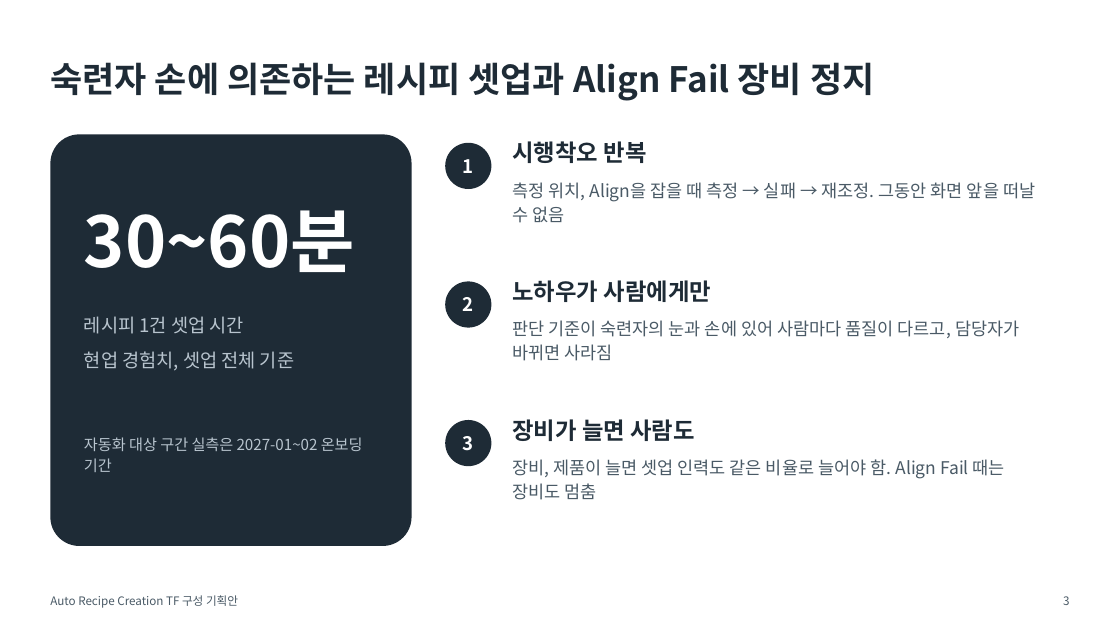
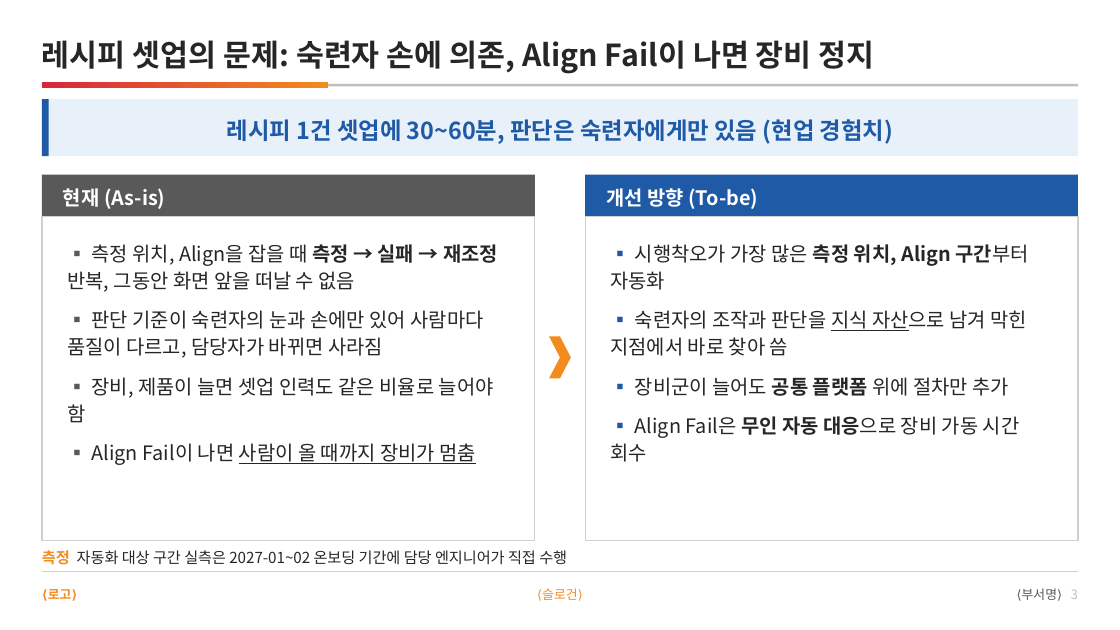
Before and after one commit to DarrenKoi/pm_notes, a slide deck: slide 3 of my-task/arc-tf/deliverables/arc-tf-proposal.pptx. Drawn at 1120x630 pixels with LibreOffice and Linux fonts; fonts in the diff are those of the drawing. Boxes give left, top, right and bottom in pixels: in the first picture for what was removed or moved away, otherwise in the second. Text is boxed around its words. In the diff, an @@ line names an element or a change of style, - is before the commit and + after.

```diff
--- a/my-task/arc-tf/deliverables/arc-tf-proposal.pptx
+++ b/my-task/arc-tf/deliverables/arc-tf-proposal.pptx
@@ text at box(42, 40, 875, 74): text changed; size 30 to 26 pt; text colour #1E2B36 to #262626 @@
-숙련자 손에 의존하는 레시피 셋업과 Align Fail 장비 정지
+레시피 셋업의 문제: 숙련자 손에 의존, Align Fail이 나면 장비 정지
@@ rectangle added at box(42, 84, 1078, 87), fill #BFBFBF @@
@@ rectangle added at box(42, 82, 328, 88), fill gradient #D7263D to #F38B1F @@
@@ rectangle added at box(42, 99, 1078, 156), fill #E8F0FA @@
@@ rectangle added at box(42, 99, 49, 156), fill #1F5AA6 @@
@@ text added at box(227, 119, 893, 144), 20 pt, text #1F5AA6, bold @@
+레시피 1건 셋업에 30~60분, 판단은 숙련자에게만 있음 (현업 경험치)
@@ rounded rectangle removed at box(50, 134, 412, 546) @@
@@ ellipse removed at box(445, 143, 492, 189) @@
-1
@@ text removed at box(512, 141, 647, 163) @@
-시행착오 반복
@@ rectangle added at box(42, 175, 535, 217), fill #595959 @@
@@ rectangle added at box(586, 175, 1079, 217), fill #1F5AA6 @@
@@ text added at box(63, 188, 165, 209), 17 pt, text #FFFFFF, bold @@
+현재 (As-is)
@@ text removed at box(512, 182, 1035, 223) @@
-측정 위치, Align을 잡을 때 측정 → 실패 → 재조정. 그동안 화면 앞을 떠날 수 없음
@@ text added at box(606, 188, 758, 209), 17 pt, text #FFFFFF, bold @@
+개선 방향 (To-be)
@@ rectangle added at box(42, 217, 535, 540), fill #FFFFFF, outline #D0D0D0 1 pt @@
@@ text removed at box(84, 210, 355, 272) @@
-30~60분
@@ rectangle added at box(586, 217, 1079, 540), fill #FFFFFF, outline #D0D0D0 1 pt @@
@@ text added at box(67, 244, 498, 465), 17 pt, text #262626 @@
+▪ 측정 위치, Align을 잡을 때 측정 → 실패 → 재조정 반복, 그동안 화면 앞을 떠날 수 없음
+▪ 판단 기준이 숙련자의 눈과 손에만 있어 사람마다 품질이 다르고, 담당자가 바뀌면 사라짐
+▪ 장비, 제품이 늘면 셋업 인력도 같은 비율로 늘어야 함
+▪ Align Fail이 나면 사람이 올 때까지 장비가 멈춤
@@ text at box(610, 244, 1029, 462): text changed; size 15 to 17 pt; text colour #4A5A66 to #262626 @@
-장비, 제품이 늘면 셋업 인력도 같은 비율로 늘어야 함. Align Fail 때는 장비도 멈춤
+▪ 시행착오가 가장 많은 측정 위치, Align 구간부터 자동화
+▪ 숙련자의 조작과 판단을 지식 자산으로 남겨 막힌 지점에서 바로 찾아 씀
+▪ 장비군이 늘어도 공통 플랫폼 위에 절차만 추가
+▪ Align Fail은 무인 자동 대응으로 장비 가동 시간 회수
@@ ellipse removed at box(445, 281, 492, 328) @@
-2
@@ text removed at box(512, 280, 711, 302) @@
-노하우가 사람에게만
@@ text removed at box(84, 316, 294, 371) @@
-레시피 1건 셋업 시간
-현업 경험치, 셋업 전체 기준
@@ text removed at box(512, 320, 1019, 361) @@
-판단 기준이 숙련자의 눈과 손에 있어 사람마다 품질이 다르고, 담당자가 바뀌면 사라짐
@@ chevron added at box(549, 336, 571, 378), fill #F38B1F @@
@@ text removed at box(512, 419, 694, 441) @@
-장비가 늘면 사람도
@@ ellipse removed at box(445, 420, 492, 466) @@
-3
@@ text at box(42, 550, 567, 565): text changed; text colour #B8C4CE to #262626 @@
-자동화 대상 구간 실측은 2027-01~02 온보딩 기간
+측정 자동화 대상 구간 실측은 2027-01~02 온보딩 기간에 담당 엔지니어가 직접 수행
@@ rectangle added at box(42, 571, 1078, 572), fill #D0D0D0 @@
@@ text added at box(48, 589, 72, 599), 11 pt, text #F38B1F, bold @@
+⟨로고⟩
@@ text removed at box(50, 595, 238, 608) @@
-Auto Recipe Creation TF 구성 기획안
@@ text added at box(542, 588, 577, 600), 11 pt, text #F38B1F @@
+⟨슬로건⟩
@@ text added at box(1022, 588, 1078, 600), 11 pt, text #595959 @@
+⟨부서명⟩ 3
@@ text removed at box(1063, 596, 1069, 605) @@
-3
```
Also in this commit, not shown: 12 other slides changed, 2 other files.
